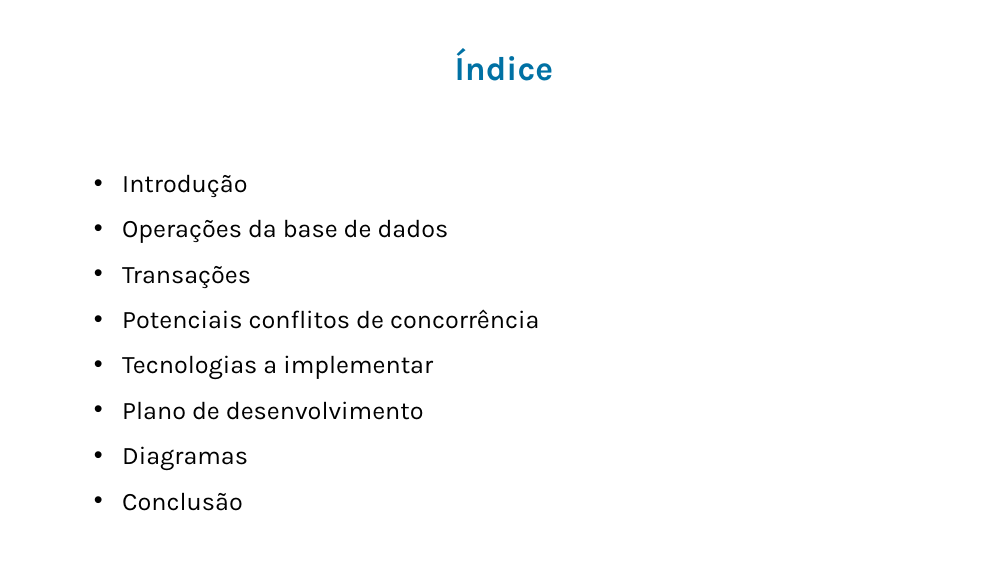
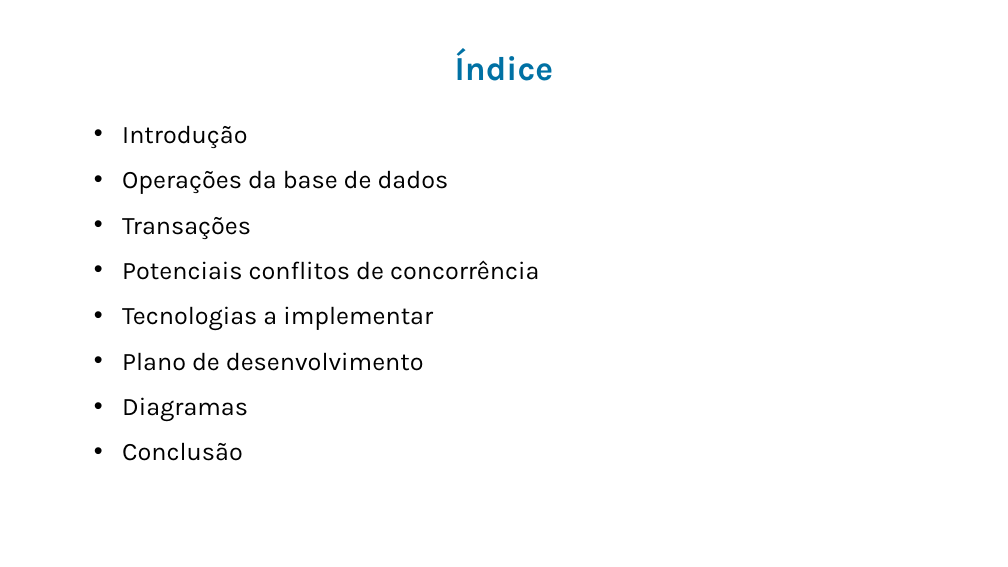
Before and after one commit to goncaloalmeida19/projeto-de-bd, a slide deck: slide 2 of Apresentação.pptx. Drawn at 1008x567 pixels with LibreOffice and Linux fonts; fonts in the diff are those of the drawing; background and template pictures are left out. Boxes give left, top, right and bottom in pixels: in the first picture for what was removed or moved away, otherwise in the second. Text is boxed around its words. In the diff, an @@ line names an element or a change of style, - is before the commit and + after.

```diff
--- a/Apresentação.pptx
+++ b/Apresentação.pptx
@@ text "Introdução": place and size @@
-text "Introdução" at [122, 174, 539, 511]
+text "Introdução" at [122, 125, 539, 461]
```
Also in this commit, not shown: 4 other slides changed.
